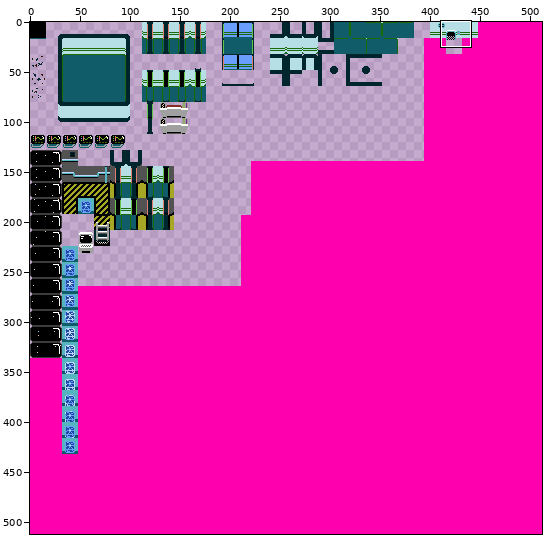
File history of a sprite sheet, Assets/Resources/Sprites/tileset.png. Above, an overview of the earlier version with the close-up marked.
Close-up. Old version:
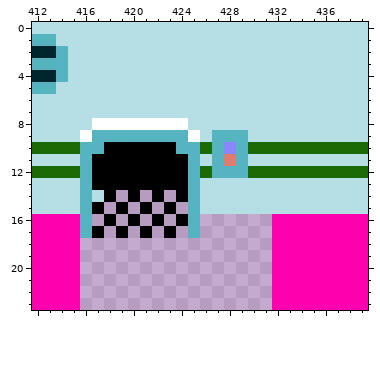
The file is 512x512 pixels. Shown: x 412..439, y 0..23.
The result:
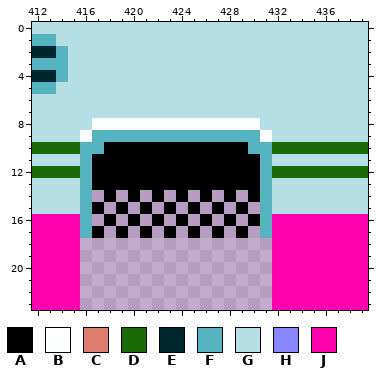
Palette (. is transparent): A #000000  B #feffff  C #de7c70  D #1a6b05  E #00262d  F #56b3c0  G #b5dfe4  H #8987ff  J #ff00ae
The edit:
y 8: x 425..430 GGGGGG -> BBBBBB
y 9: x 425..426 BG -> FF; x 430..431 GG -> FB
y 10: x 424..431 FFDFHFDD -> AAAAAAFF
y 11: x 425..431 FGFCFGG -> AAAAAAF
y 12: x 425..431 FDFFFDD -> AAAAAAF
y 13: x 425..431 FGGGGGG -> AAAAAAF
y 14: x 417 G -> .; x 425..431 FGGGGGG -> .A.A.AF
y 15: x 425..431 FGGGGGG -> A.A.A.F
y 16: x 425..426 F. -> .A; x 428 . -> A; x 430..431 .. -> AF
y 17: x 425 F -> A; x 427 . -> A; x 429 . -> A; x 431 . -> F
Changed places in both close-ups, as pixel boxes (x1, y1, x2, y2):
changed: (176, 118, 272, 238)
erased: (92, 190, 104, 202)
